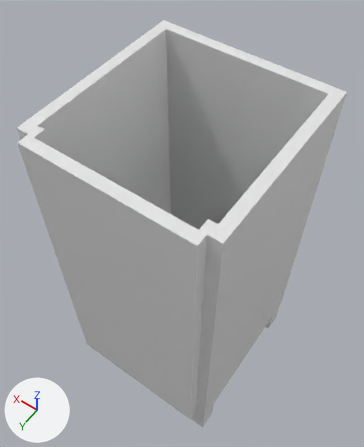
One commit to the Blender file Assets/3D object/Blender_hilut/toiletstall001.blend: the scene before it, then after it.
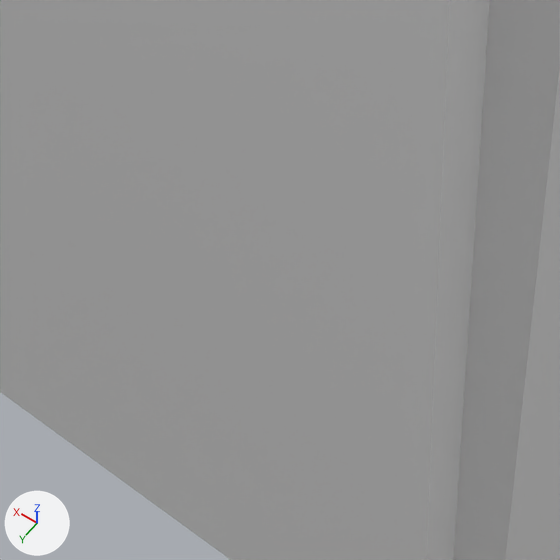
Each version appears first whole from a 50 mm lens placed at (-4.17, 6.01, 14.22), pointed at (0.37, -0.34, 4.24), and next in a close-up on the part from 29% to 60% of the width and 63% to 88% of the height. Every picture has the same lights, and +X, +Y and +Z are marked at lower left.

Objects in the first close-up: 'stall', 'stall_door'.
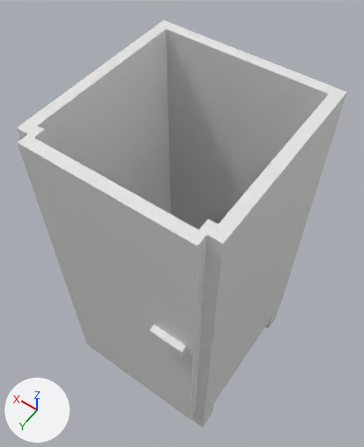
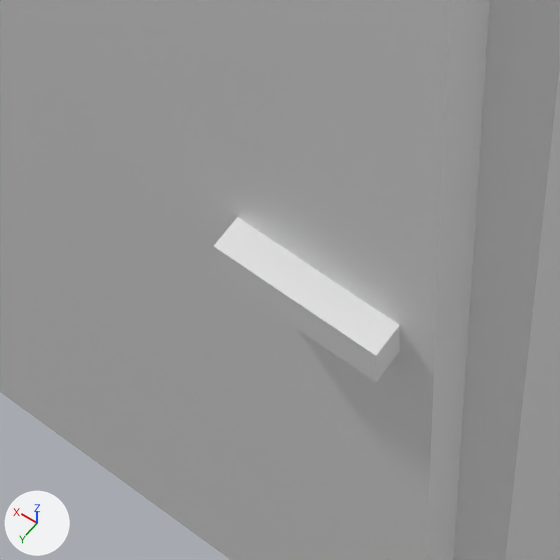
Changed parts and their boxes (x1, y1, x2, y2) in the close-ups (560 x 560 px):
'handle', added
    after: (214, 217, 400, 382)

The change, as a diff of the scene's bpy script:
```diff
--- a/Assets/3D object/Blender_hilut/toiletstall001.blend.py
+++ b/Assets/3D object/Blender_hilut/toiletstall001.blend.py
@@ me_cube_002 @@
+me_cube_002.from_pydata(...)  # a box spanning x -1.0..1.0, y -1.0..1.0, z -1.0..1.0
@@ ob_handle @@
+ob_handle = bpy.data.objects.new('handle', me_cube_002)
+ob_handle.location = (-1.297, 2.288, 4.497)
+ob_handle.scale = (0.408, 0.288, 0.128)
```
